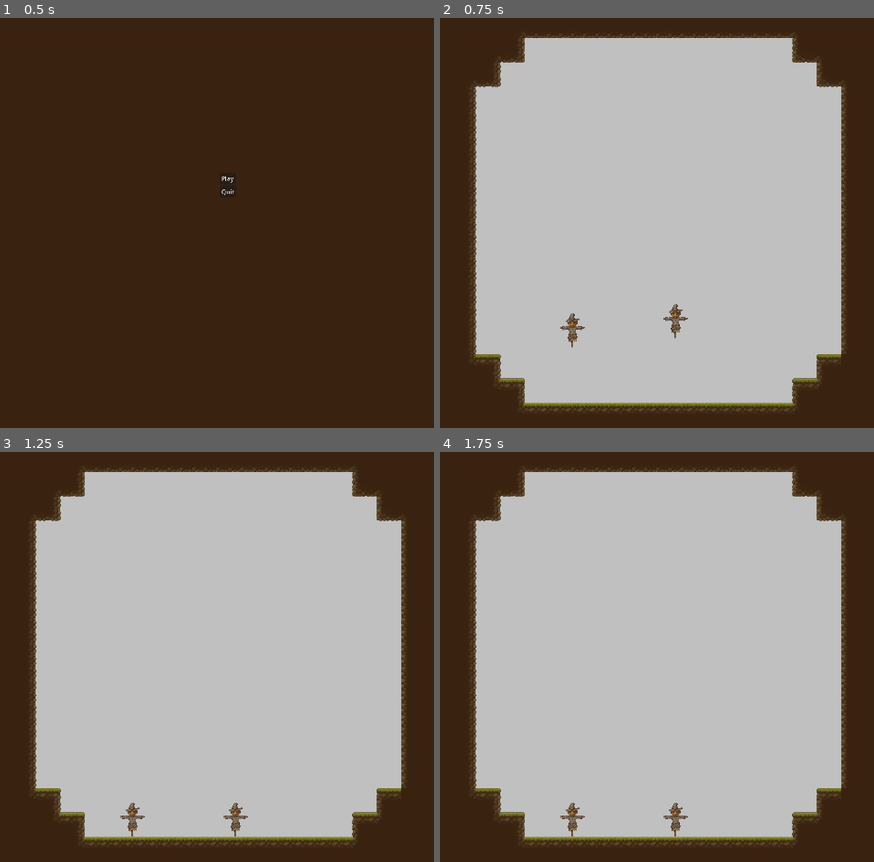
Above: before the commit, frames 1-4 (two rows, left to right).
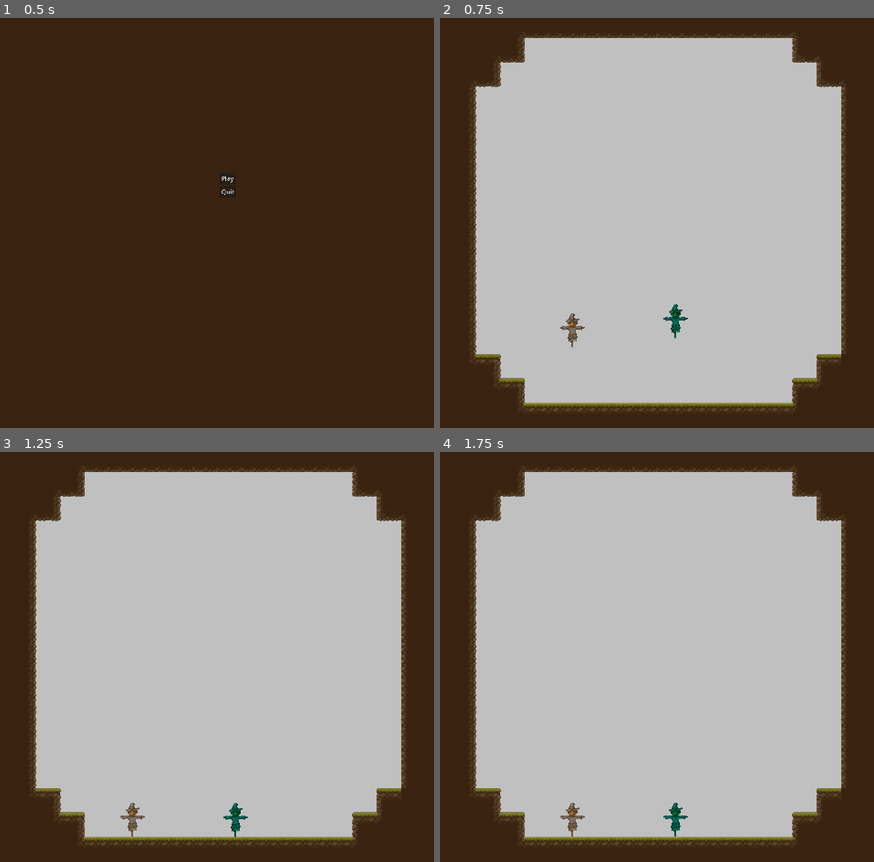
Above: after the commit, the same moments.

Repository: adudewithapc/piktiv-autumn-game-jam-2024
Game: Godot game, scene res://Scenes/Menu.tscn
The game is run twice, just before and just after one commit, with the same random seed, the same clock (stepped at 60 frames per second) and the same inputs. Sound files missing from this copy of the repository are replaced by a short silence.
Inputs:
- Up to frame 1 (0.5 s): no input
- Up to frame 2 (0.75 s): click "Play" at 0.5 s
- Up to frame 3 (1.25 s): no input
- Up to frame 4 (1.75 s): tap Enter (ui_accept) at 1.25, 1.52 s

Frame 1 is identical in both runs. In frame 2, 0.2% of the frame differs, in the area x 51-58%, y 69-79%; in frame 3, 0.2%, in the area x 51-58%, y 85-94%; in frame 4, 0.2%.

Commit message:
tinted player 2

Diff:
--- a/Scenes/LevelArt.tscn
+++ b/Scenes/LevelArt.tscn
@@ -76,8 +76,11 @@
 input_prefix = "first"
 
 [node name="PlayerTwo" parent="." instance=ExtResource("3_csi8t")]
+modulate = Color(4.23551e-06, 0.936242, 0.948368, 1)
 position = Vector2(41, 246)
-input_prefix = "second"
+script = ExtResource("2_6jfnu")
+rotationIncrease = 0.02
+maxRotationDegrees = 5
 
 [node name="Timer" type="Timer" parent="."]
 wait_time = 5.0
